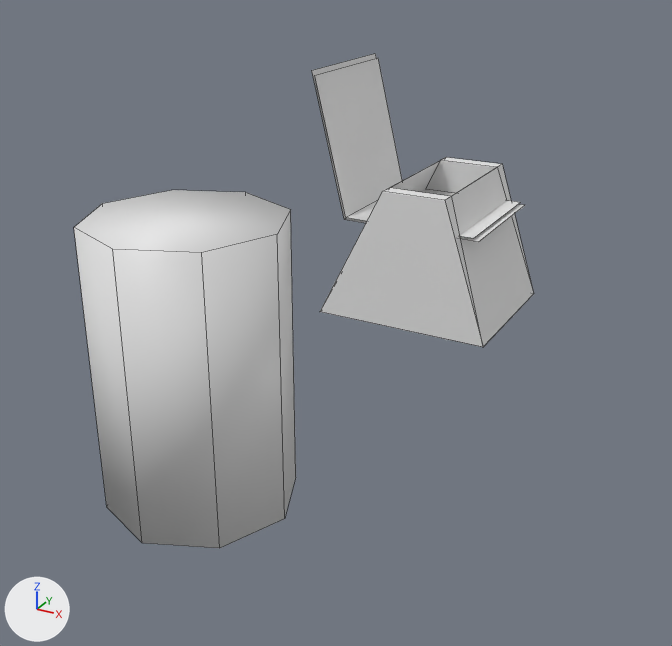
Before and after pictures for a commit that changed the Blender file Assets/Models/Map/Props.blend.
Rendered twice from a 50 mm lens placed at (5.22, -6.6, 5.58), pointed at (-1.06, 4.82, -0.13). Lighting does not change. The marker at lower left points along +X, +Y and +Z. Mesh edges are drawn as thin lines.

Names of what the first picture shows: 'Cylinder', 'FoldingChair'.
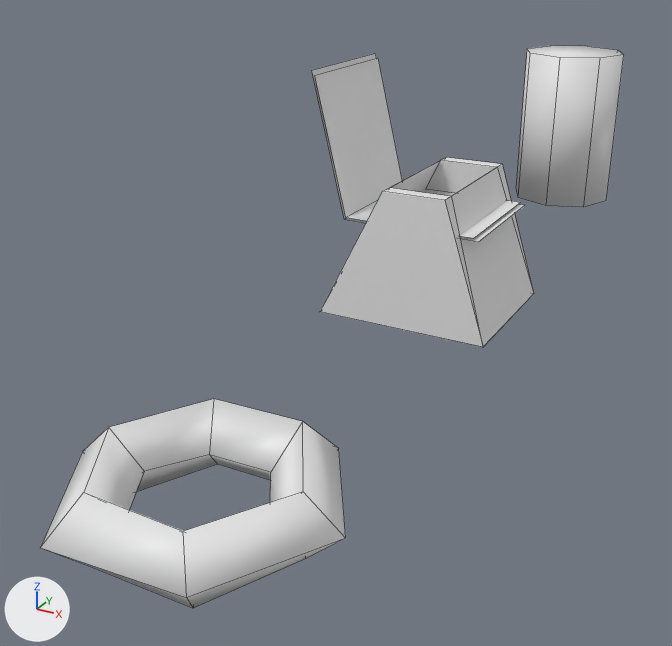
Changed parts and their boxes (x1, y1, x2, y2) in the pictures (672 x 646 px):
'Cylinder', moved
    before: (74, 190, 296, 548)
    after: (516, 46, 624, 207)
'Ring', added
    after: (41, 399, 346, 608)

Patch to the scene script:
```diff
--- a/Assets/Models/Map/Props.blend.py
+++ b/Assets/Models/Map/Props.blend.py
@@ me_torus @@
+me_torus.from_pydata(...)  # 24 vertices, 24 faces; spans x -1.69..1.7, y -1.51..1.49, z -0.48..0.48
+me_torus.polygons.foreach_set('use_smooth', [True] * 24)
@@ ob_cylinder @@
 ob_cylinder = bpy.data.objects.new('Cylinder', me_cylinder_001)
-ob_cylinder.location = (0.0, 0.0, 0.0)
+ob_cylinder.location = (0.0, 13.0, 0.0)
 ob_cylinder.rotation_euler = (1.571, 0.0, 0.0)  # degrees (90, 0, 0)
@@ ob_ring @@
+ob_ring = bpy.data.objects.new('Ring', me_torus)
+ob_ring.location = (0.0, 0.0, 0.0)
```
